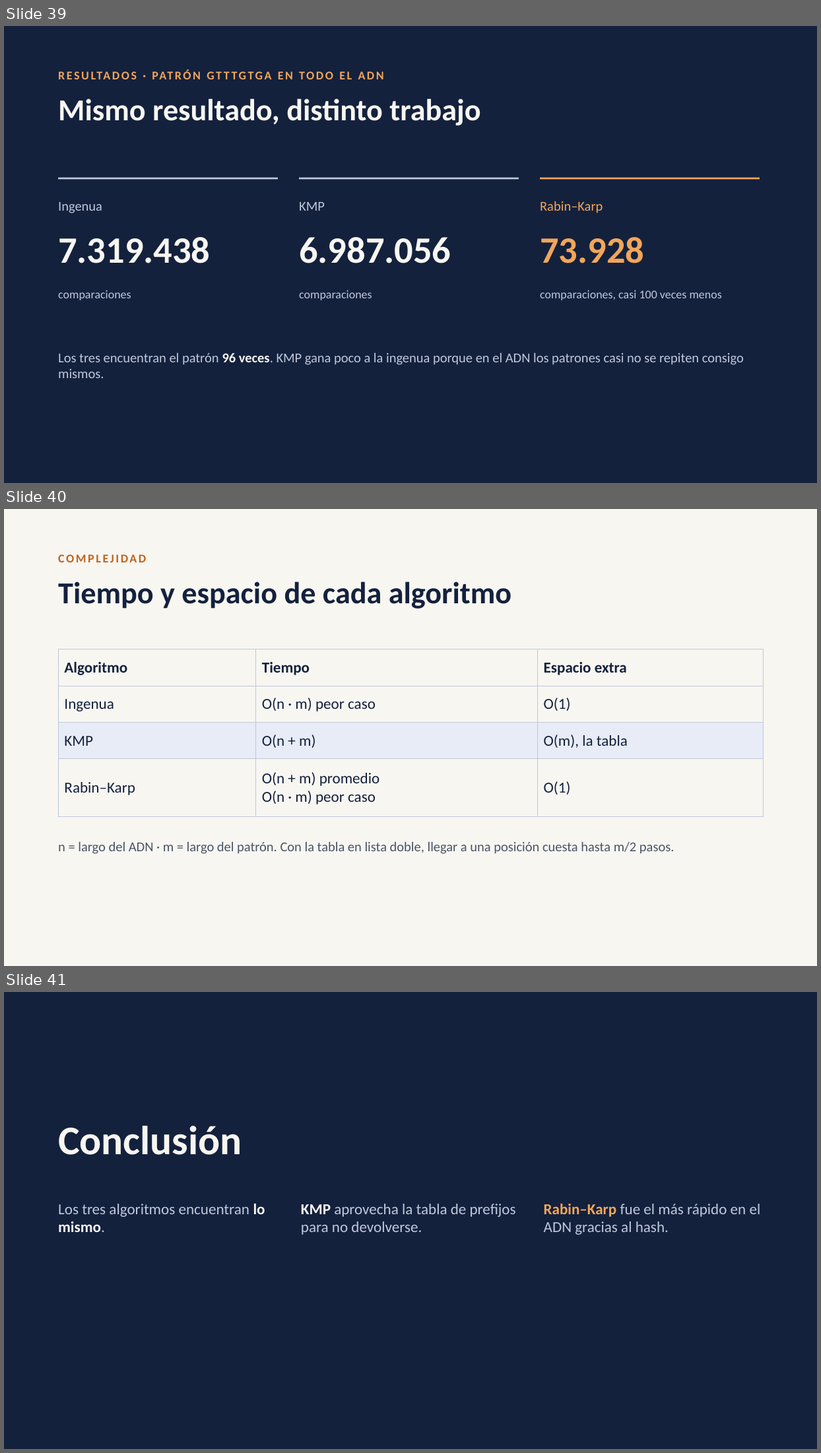
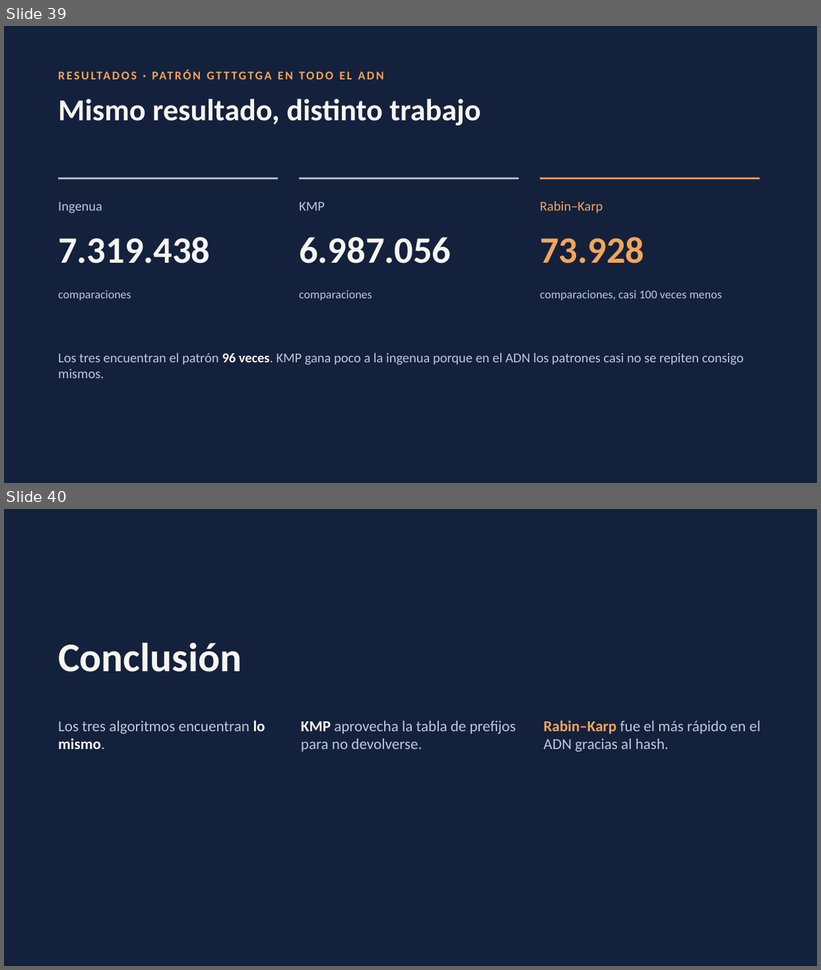
Before and after one commit to rolandramirez491/busqueda-patrones-adn, a slide deck: Presentacion_Busqueda_Patrones.pptx. Shown one above the other, each under a label of ours: slides 39, 40 and 41 before the commit, slides 39 and 40 after it. The pictures are 821x1453 and 821x970 pixels, drawn with LibreOffice and Linux fonts; fonts in the diff are those of the drawing. Boxes give left, top, right and bottom in pixels: in the first picture for what was removed or moved away, otherwise in the second. Text is boxed around its words. In the diff, an @@ line names an element or a change of style, - is before the commit and + after.

```diff
--- a/Presentacion_Busqueda_Patrones.pptx
+++ b/Presentacion_Busqueda_Patrones.pptx
@@ slide 40 removed at (4, 509, 817, 966), background #F7F6F1 @@
@@ text removed at (58, 555, 146, 562) @@
-COMPLEJIDAD
@@ text removed at (58, 582, 512, 609) @@
-Tiempo y espacio de cada algoritmo
@@ table removed at (58, 650, 764, 817), 4 rows, 3 columns @@
-Algoritmo | Tiempo | Espacio extra
-Ingenua | O(n · m) peor caso | O(1)
-KMP | O(n + m) | O(m), la tabla
-Rabin–Karp | O(n + m) promedio / O(n · m) peor caso | O(1)
@@ text removed at (58, 842, 675, 854) @@
-n = largo del ADN · m = largo del patrón. Con la tabla en lista doble, llegar a una posición cuesta hasta m/2 pasos.
@@ what was slide 41 is now slide 40 @@
```
Also in this commit, not shown: 2 slides changed.
